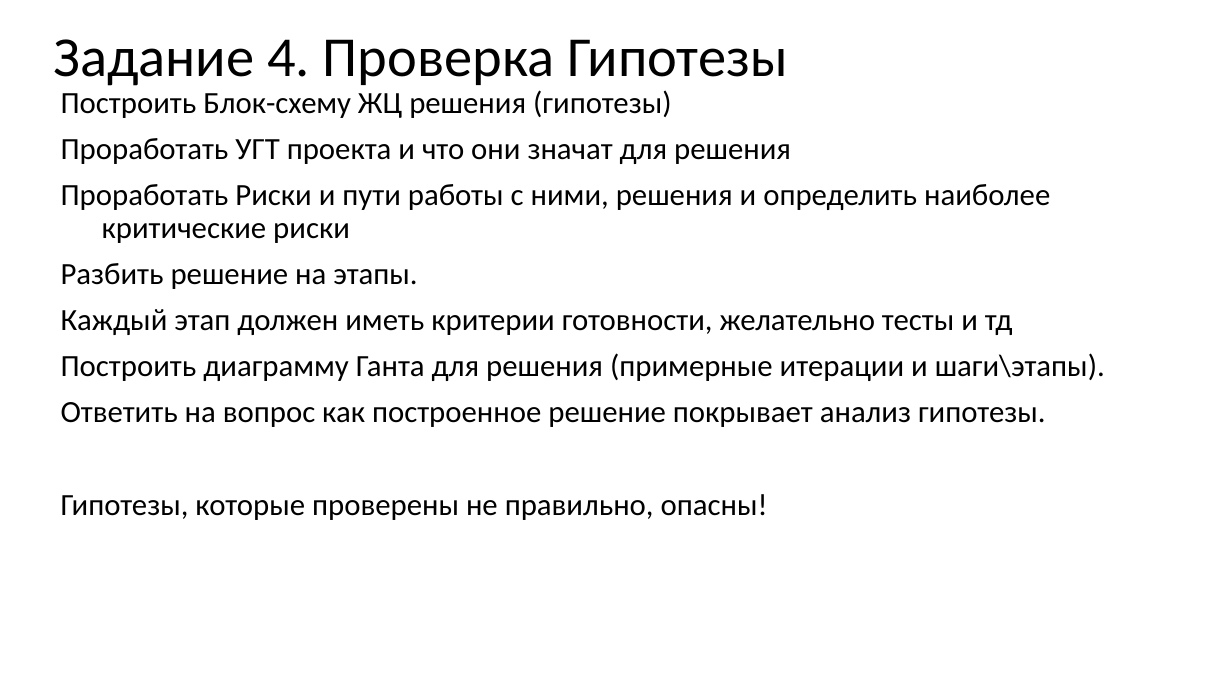
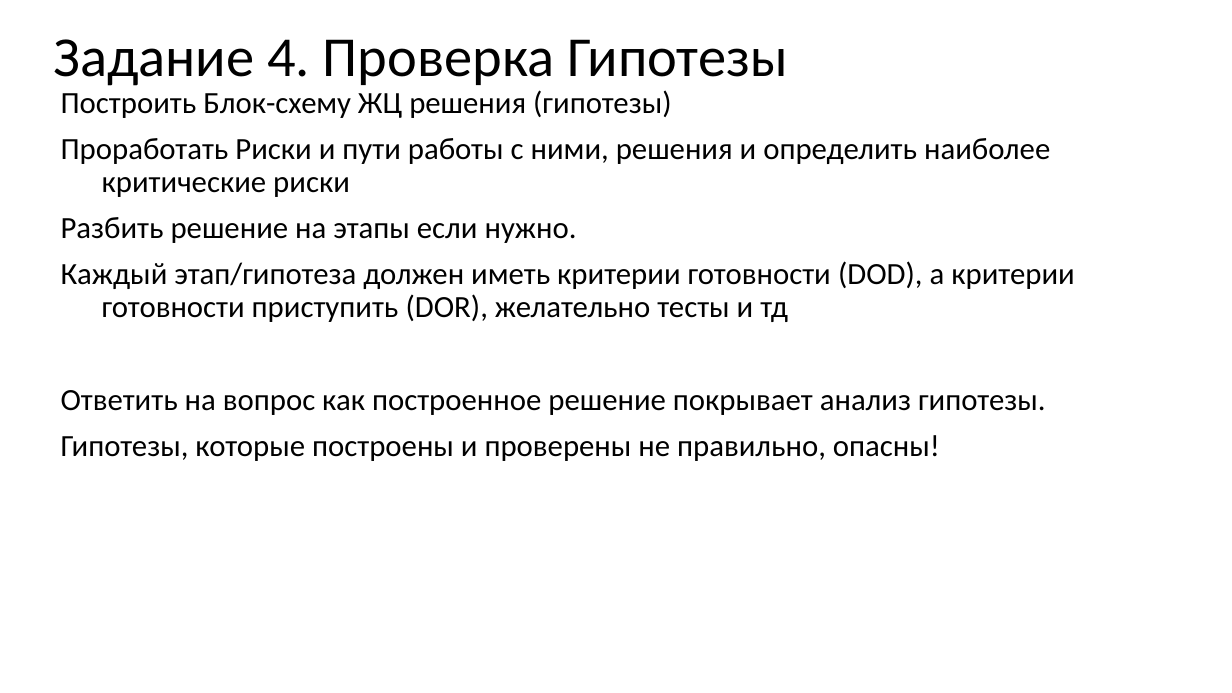
Before and after one commit to MVRonkin/MLSystemDesignCourse, a slide deck: slide 6 of 2025/Задание.pptx. Drawn at 1232x693 pixels with LibreOffice and Linux fonts; fonts in the diff are those of the drawing. Boxes give left, top, right and bottom in pixels: in the first picture for what was removed or moved away, otherwise in the second. Text is boxed around its words. In the diff, an @@ line names an element or a change of style, - is before the commit and + after.

```diff
--- a/2025/Задание.pptx
+++ b/2025/Задание.pptx
@@ subtitle at <box>61,138,791,164</box>: paragraph removed @@
-Проработать УГТ проекта и что они значат для решения
@@ subtitle at <box>61,217,1074,322</box>: text changed @@
-Разбить решение на этапы.
-Каждый этап должен иметь критерии готовности, желательно тесты и тд
-Построить диаграмму Ганта для решения (примерные итерации и шаги\этапы).
+Разбить решение на этапы если нужно.
+Каждый этап/гипотеза должен иметь критерии готовности (DOD), а критерии готовности приступить (DOR), желательно тесты и тд
@@ subtitle at <box>61,435,940,461</box>: text changed @@
-Гипотезы, которые проверены не правильно, опасны!
+Гипотезы, которые построены и проверены не правильно, опасны!
```
Also in this commit, not shown: 32 other slides changed.
